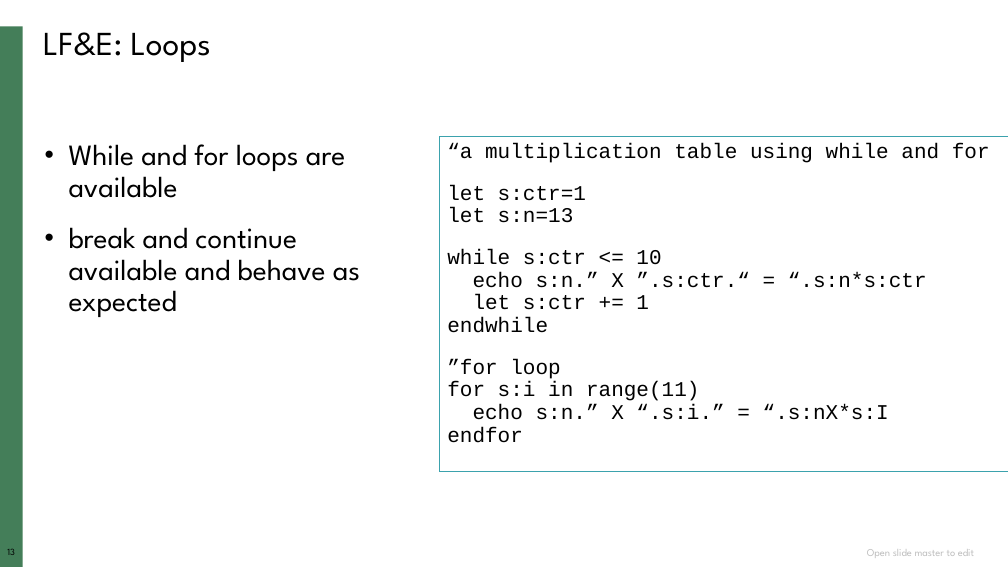
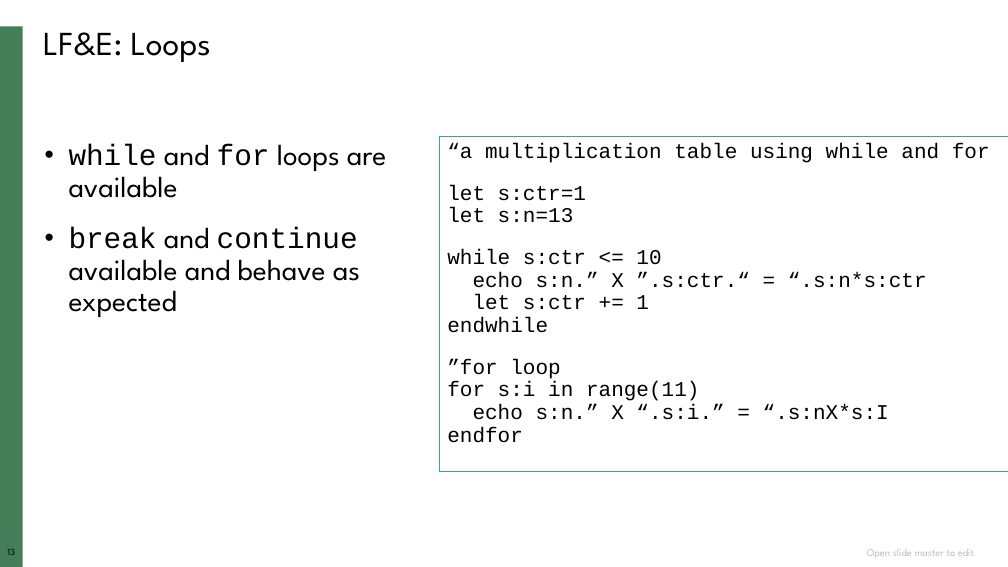
Before and after one commit to ketancmaheshwari/vim, a slide deck: slide 13 of vimscriptpres.pptx. Drawn at 1008x567 pixels with LibreOffice and Linux fonts; fonts in the diff are those of the drawing; background and template pictures are left out. Boxes give left, top, right and bottom in pixels: in the first picture for what was removed or moved away, otherwise in the second. Text is boxed around its words. In the diff, an @@ line names an element or a change of style, - is before the commit and + after.

```diff
--- a/vimscriptpres.pptx
+++ b/vimscriptpres.pptx
@@ text at bbox=[69, 144, 386, 198]: text changed @@
-• While and for loops are available
+• while and for loops are available
@@ text at bbox=[69, 227, 360, 317]: font League Spartan to Courier New in "break continue" @@
```
Also in this commit, not shown: 8 other slides changed, 1 other file.
